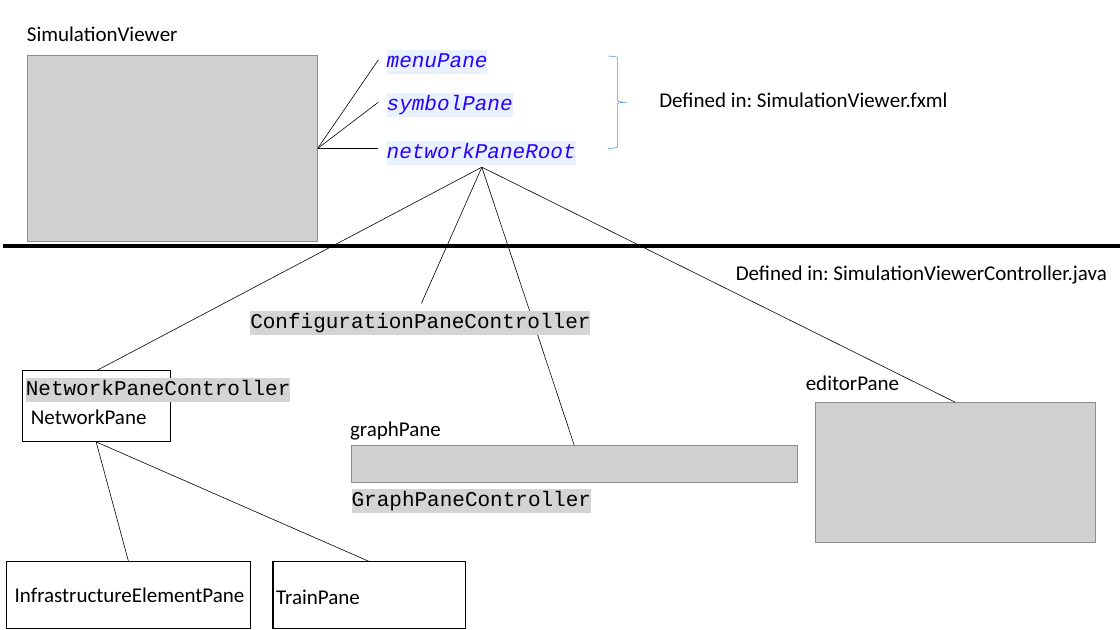
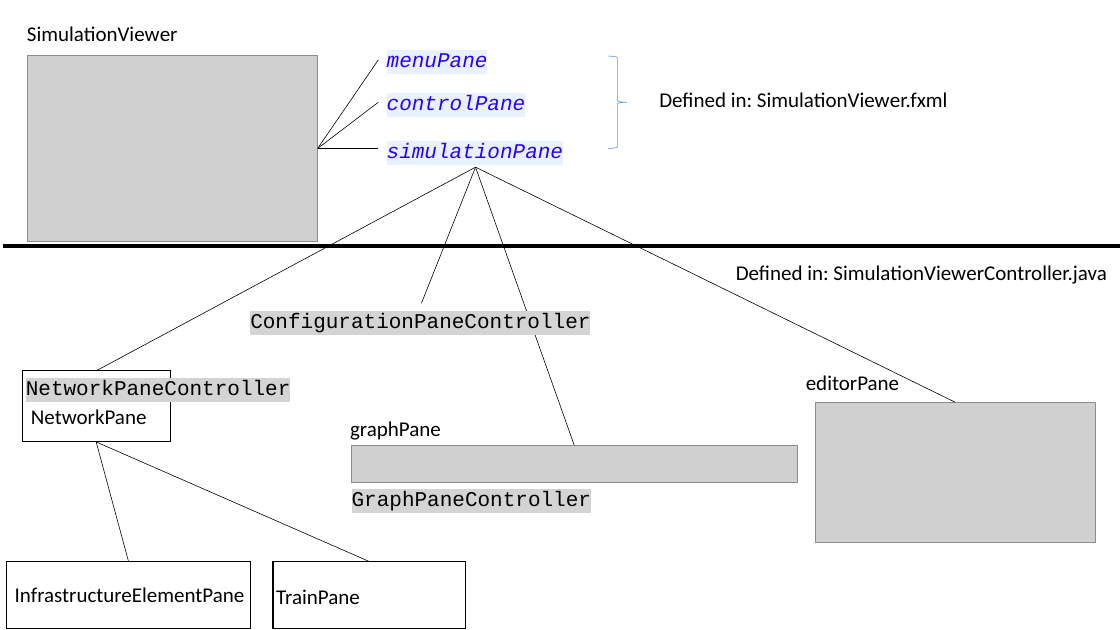
Before and after one commit to herrcui/RailView, a slide deck: slide 1 of RailViewApp/Overview of UI.pptx. Drawn at 1120x630 pixels with LibreOffice and Linux fonts; fonts in the diff are those of the drawing; grey boxes stand for pictures. Boxes give left, top, right and bottom in pixels: in the first picture for what was removed or moved away, otherwise in the second. Text is boxed around its words. In the diff, an @@ line names an element or a change of style, - is before the commit and + after.

```diff
--- a/RailViewApp/Overview of UI.pptx
+++ b/RailViewApp/Overview of UI.pptx
@@ text at <box>387,95,526,111</box>: text changed @@
-symbolPane
+controlPane
@@ text at <box>387,143,563,159</box>: text changed @@
-networkPaneRoot
+simulationPane
@@ line moved from (482, 167) - (97, 371) to (476, 167) - (97, 371) @@
@@ line moved from (482, 167) - (422, 303) to (476, 167) - (422, 303) @@
@@ line moved from (482, 167) - (955, 402) to (476, 167) - (955, 402) @@
@@ line moved from (482, 167) - (575, 445) to (476, 167) - (575, 445) @@
```
Also in this commit, not shown: 6 other files.
